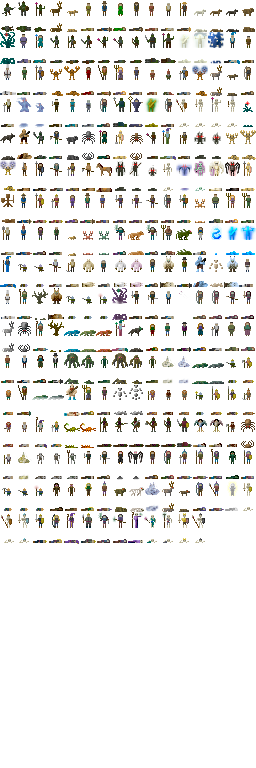
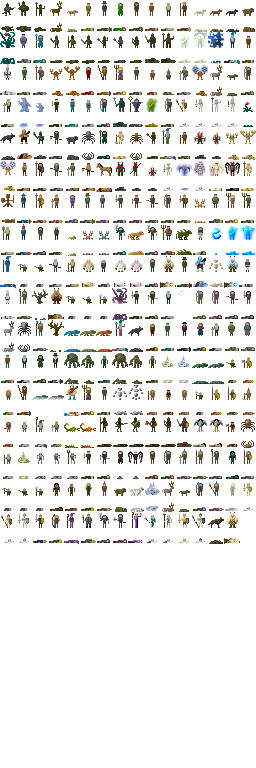
Layers edited between the first and the second 256 × 768 image:
painted on "Background" over (x1=208, y1=512, x2=240, y2=544)
